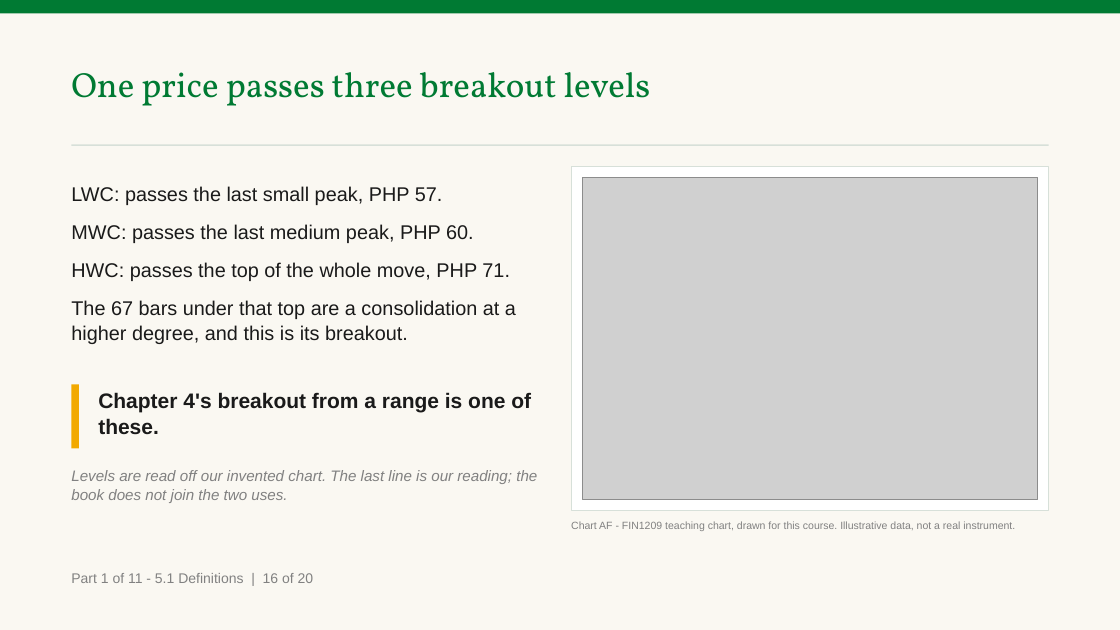
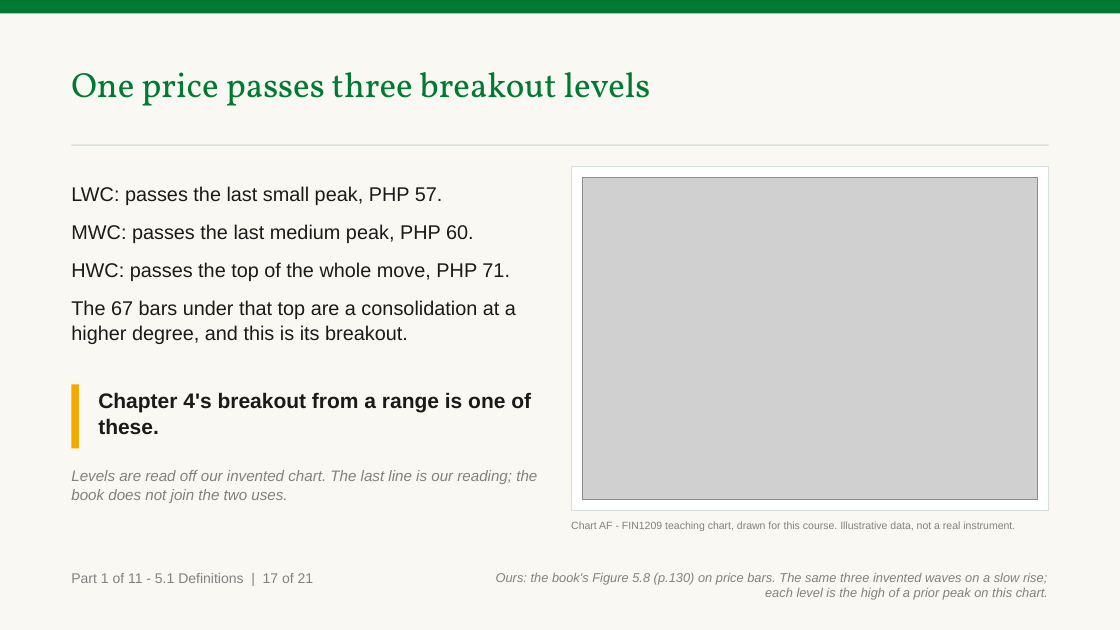
Before and after one commit to benjiesotelo-sudo/Telos_FIN1209, a slide deck: slide 24 of chapter-05/FIN1209-Chapter-05.pptx (slide 23 before the commit). Drawn at 1120x630 pixels with LibreOffice and Linux fonts; fonts in the diff are those of the drawing; grey boxes stand for pictures. Boxes give left, top, right and bottom in pixels: in the first picture for what was removed or moved away, otherwise in the second. Text is boxed around its words. In the diff, an @@ line names an element or a change of style, - is before the commit and + after.

Commit message:
Say where every Chapter 5 slide comes from, and how its invented price was built
The instructor asked how the swings on the wave charts were computed and
said the answer belonged on the slide. A new slide and Chart AJ show the
three waves the invented price is added up from, with the sizes and why
they were chosen; the two slides after it say how each line is drawn from
those waves and that a real chart carries no such numbers.

Every teaching slide now carries an origin line, bottom right: the book
page, the figure, whose the numbers are, and where the book gives no
reason, that it gives none. deckkit prints it from a new optional field;
Chapters 1 to 4 set none and rebuild byte identical.

TEMPLATE.md records the standing rule: nothing is stated without its
explanation.

```diff
--- a/chapter-05/FIN1209-Chapter-05.pptx
+++ b/chapter-05/FIN1209-Chapter-05.pptx
@@ text at (x1=71, y1=573, x2=314, y2=583): text changed @@
-Part 1 of 11 - 5.1 Definitions | 16 of 20
+Part 1 of 11 - 5.1 Definitions | 17 of 21
@@ text added at (x1=496, y1=573, x2=1048, y2=600), 11 pt, text #818181, italic @@
+Ours: the book's Figure 5.8 (p.130) on price bars. The same three invented waves on a slow rise; each level is the high of a prior peak on this chart.
```
Also in this commit, not shown: 103 other slides changed, 1 slide added, 6 other files.
